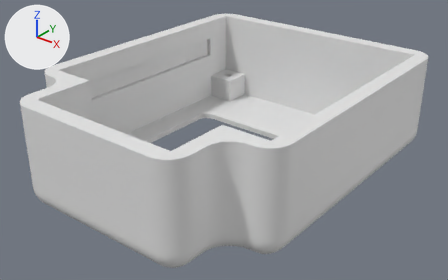
The Blender file 3dcase/source/obc_case_top.blend as it was, and as the next commit left it.
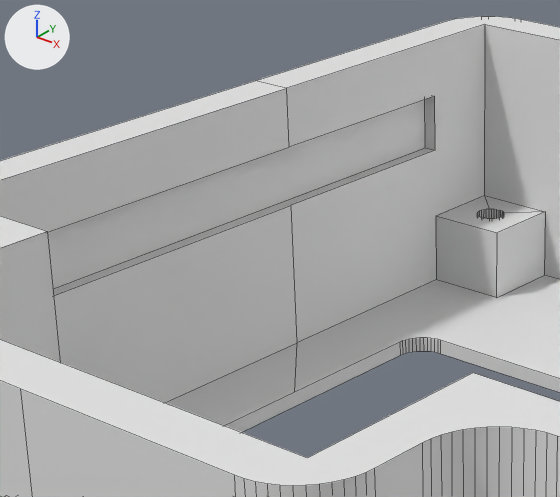
Each version is shown whole from a camera (50 mm lens) standing at (88.2, -63.6, 56.0) and looking at (23.8, 17.0, 6.0), then close up on the part from 17% to 56% of the width and 3% to 58% of the height. The lights are fixed; the arrows at upper left show +X, +Y and +Z. The close-ups show mesh edges as thin lines.

In view in the first close-up: 'Vert'.
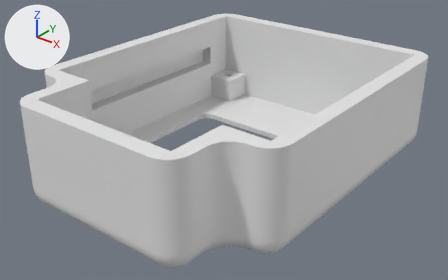
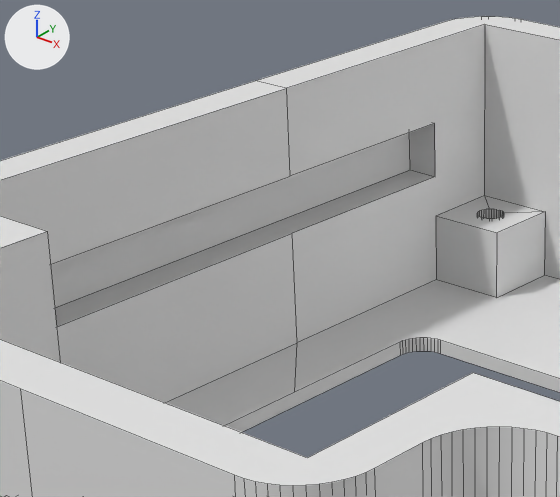
Changed parts and their boxes [x1, y1, x2, y2] in the close-ups (560 x 497 px; the box of a moved part takes in the faces that stretch with it):
part 1 of me_vert, moved or reshaped: [0, 24, 485, 403] in both

Diff of the bpy script that builds the scene:
```diff
--- a/3dcase/source/obc_case_top.blend.py
+++ b/3dcase/source/obc_case_top.blend.py
@@ me_vert @@
 me_vert.from_pydata(...)  # 356 vertices, 190 faces; spans x -3.0..48.5, y -14.0..50.5, z 0.0..19.0
 # used by ob_vert; location = (0.0, 0.0, 0.0)
+# me_vert part 1: all 10 vertices in x -1.1..-0.2, y 5.5..42.0, z 11.0..15.0 are scaled about their middle by (2.65, 1, 1), then moved by (-0.8, 0.0, -2.0)
```
